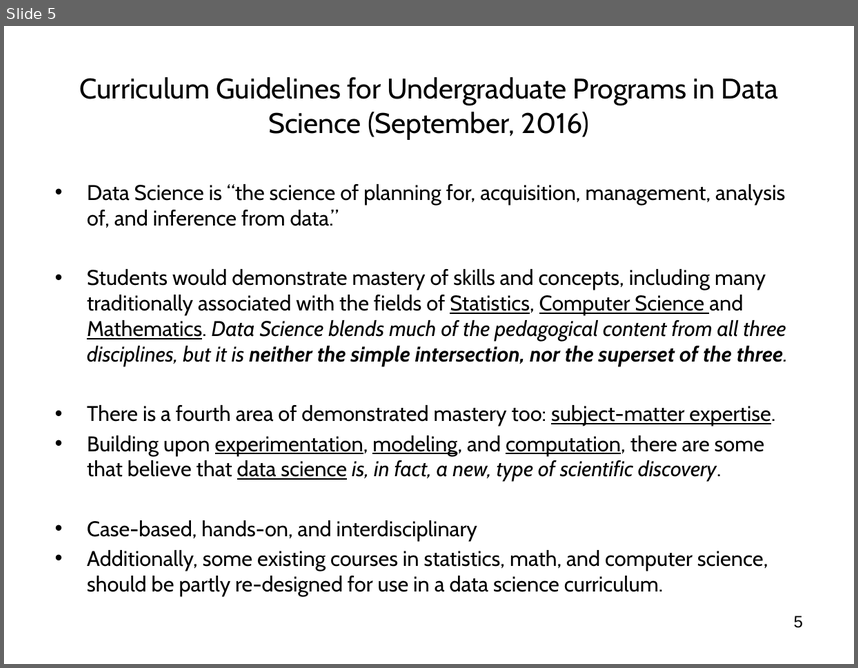
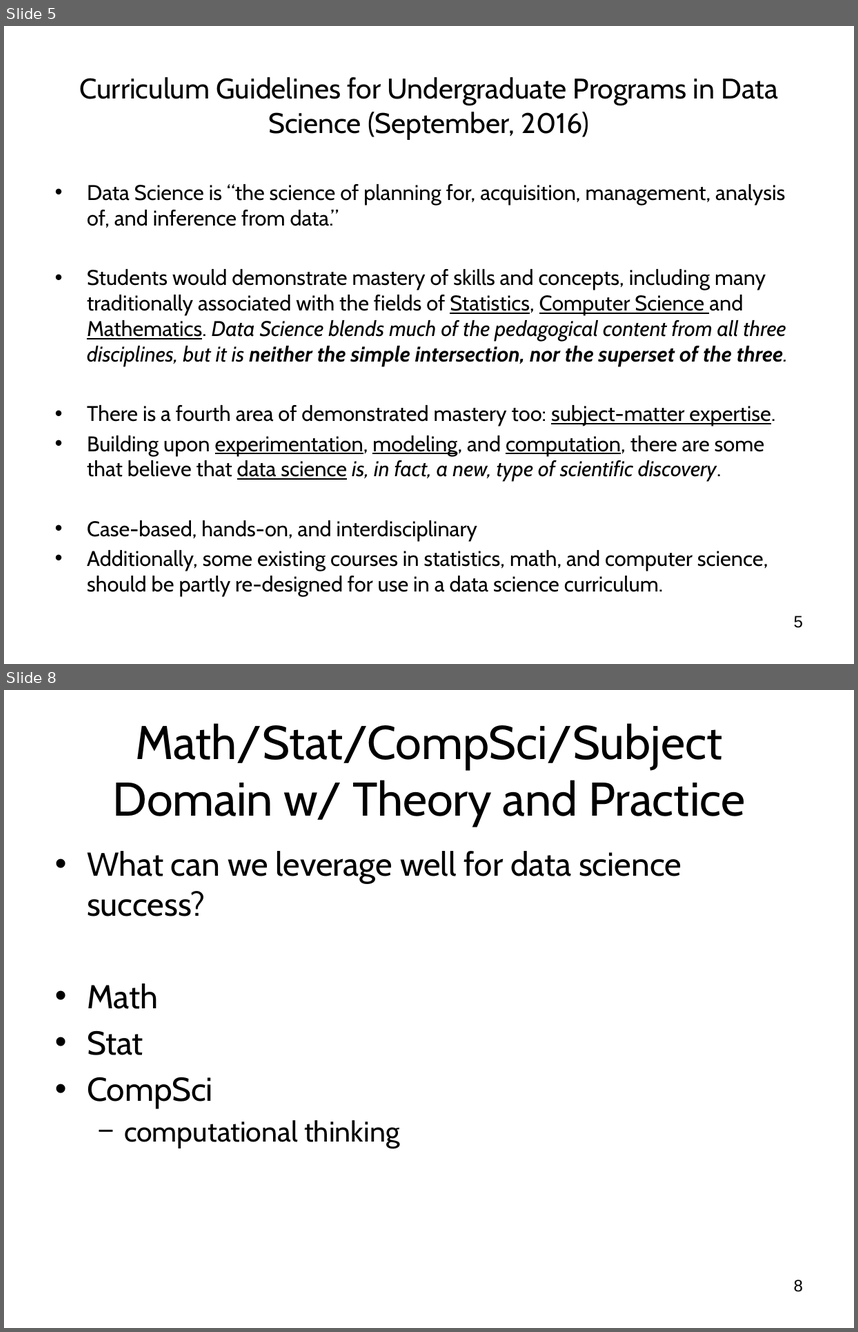
Before and after one commit to wsphd/datajam2018, a slide deck: dj2018.odp. Shown one above the other, each under a label of ours: slide 5 before the commit, slides 5 and 8 after it; the slides between them are not shown. The pictures are 858x668 and 858x1332 pixels, drawn with LibreOffice and Linux fonts; fonts in the diff are those of the drawing. Boxes give left, top, right and bottom in pixels: in the first picture for what was removed or moved away, otherwise in the second. Text is boxed around its words. In the diff, an @@ line names an element or a change of style, - is before the commit and + after.

```diff
--- a/dj2018.odp
+++ b/dj2018.odp
@@ slide 8 added at [4,690,854,1328], background #FFFFFF @@
@@ title added at [113,723,745,826], 40 pt, text #000000 @@
+Math/Stat/CompSci/Subject Domain w/ Theory and Practice
@@ text added at [87,851,682,1148], 28 pt, text #000000 @@
+• What can we leverage well for data science success?
+• Math
+• Stat
+• CompSci
+  − computational thinking
@@ page number added at [794,1279,803,1292], 14 pt, text #000000 @@
+8
```
Also in this commit, not shown: 4 slides changed, 18 other slides added.
